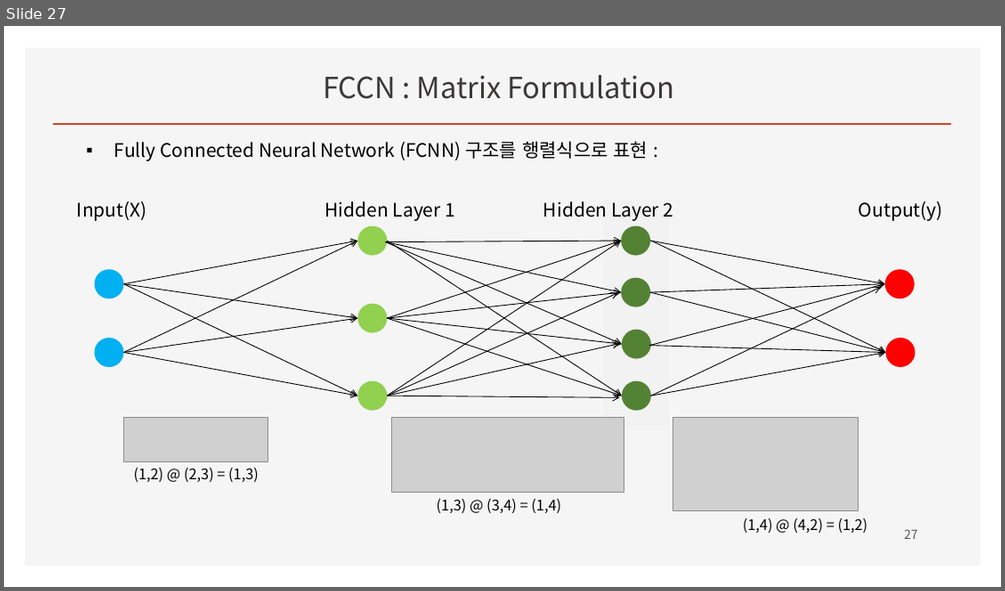
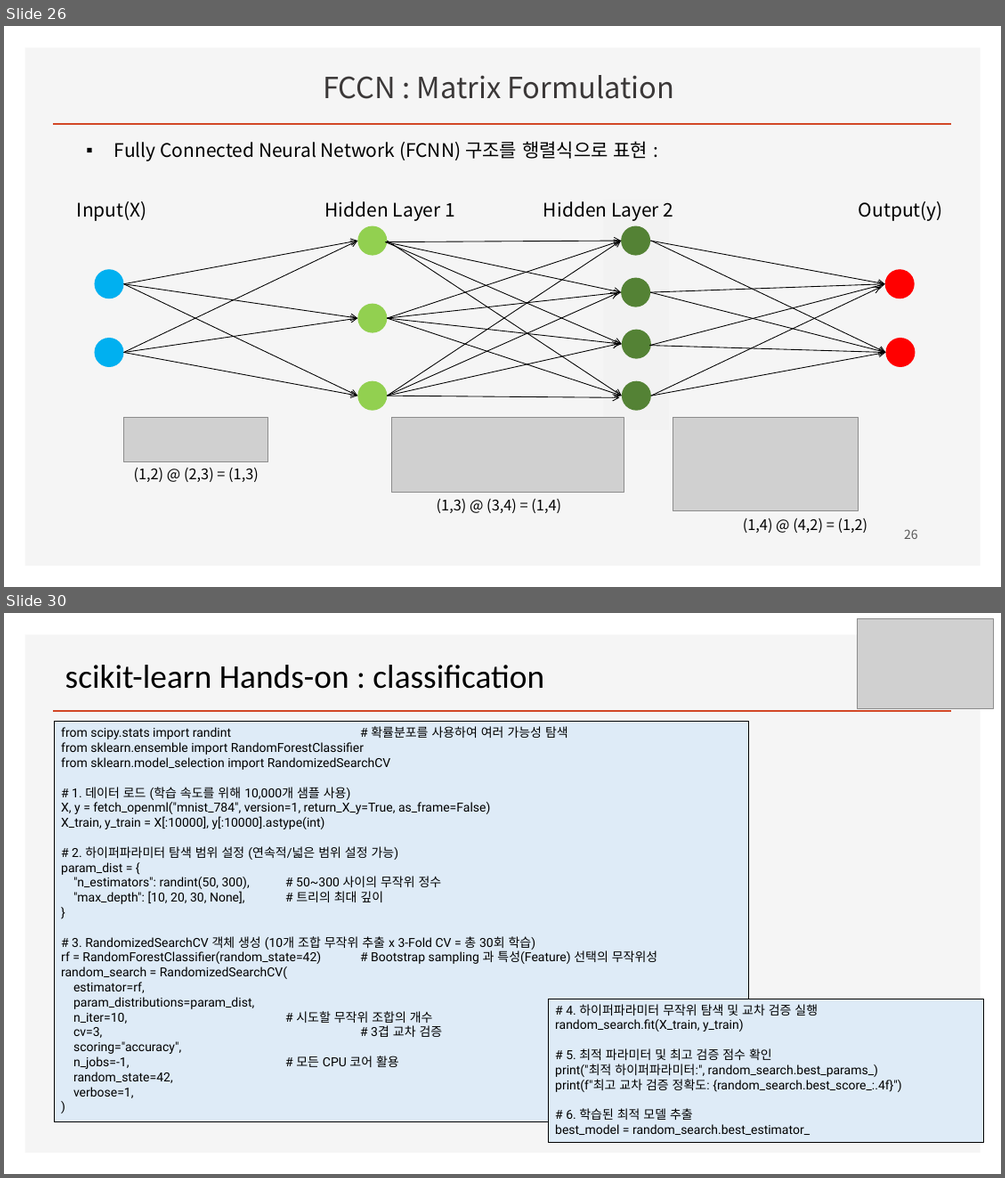
Before and after one commit to ancestor9/2026_Fall_Deep-Learning-with-Python, a slide deck: Chapter 01 What is deep learning.pptx. Shown one above the other, each under a label of ours: slide 27 before the commit, slides 26 and 30 after it; the slides between them are not shown. The pictures are 1005x591 and 1005x1178 pixels, drawn with LibreOffice and Linux fonts; fonts in the diff are those of the drawing; grey boxes stand for pictures; background and template pictures are left out. Boxes give left, top, right and bottom in pixels: in the first picture for what was removed or moved away, otherwise in the second. Text is boxed around its words. In the diff, an @@ line names an element or a change of style, - is before the commit and + after.

```diff
--- a/Chapter 01 What is deep learning.pptx
+++ b/Chapter 01 What is deep learning.pptx
@@ slide 30 added at [4, 613, 1001, 1174], background #FFFFFF; not listed: 2 template elements that a slide beside it also shows @@
@@ picture added at [858, 619, 994, 709] @@
@@ text added at [65, 665, 544, 689], 32 pt, text #000000 @@
+scikit-learn Hands-on : classification
@@ rectangle added at [54, 722, 750, 1121], fill #DEEBF7, outline #000000 0.5 pt, 12 pt, text #000000 @@
+from scipy.stats import randint # 확률분포를 사용하여 여러 가능성 탐색
+from sklearn.ensemble import RandomForestClassifier
+from sklearn.model_selection import RandomizedSearchCV
+# 1. 데이터 로드 (학습 속도를 위해 10,000개 샘플 사용)
+X, y = fetch_openml("mnist_784", version=1, return_X_y=True, as_frame=False)
+X_train, y_train = X[:10000], y[:10000].astype(int)
+# 2. 하이퍼파라미터 탐색 범위 설정 (연속적/넓은 범위 설정 가능)
+param_dist = {
+"n_estimators": randint(50, 300), # 50~300 사이의 무작위 정수
+"max_depth": [10, 20, 30, None], # 트리의 최대 깊이
+}
+# 3. RandomizedSearchCV 객체 생성 (10개 조합 무작위 추출 x 3-Fold CV = 총 30회 학습)
+rf = RandomForestClassifier(random_state=42) # Bootstrap sampling 과 특성(Feature) 선택의 무작위성
+random_search = RandomizedSearchCV(
+estimator=rf,
+param_distributions=param_dist,
+n_iter=10, # 시도할 무작위 조합의 개수
+cv=3, # 3겹 교차 검증
+scoring="accuracy",
+n_jobs=-1, # 모든 CPU 코어 활용
+random_state=42,
+verbose=1,
+)
@@ rectangle added at [548, 999, 983, 1143], fill #DEEBF7, outline #000000 0.5 pt, 12 pt, text #000000 @@
+# 4. 하이퍼파라미터 무작위 탐색 및 교차 검증 실행
+random_search.fit(X_train, y_train)
+# 5. 최적 파라미터 및 최고 검증 점수 확인
+print("최적 하이퍼파라미터:", random_search.best_params_)
+print(f"최고 교차 검증 정확도: {random_search.best_score_:.4f}")
+# 6. 학습된 최적 모델 추출
+best_model = random_search.best_estimator_
@@ what was slide 27 is now slide 26 @@
@@ page number at [904, 529, 918, 539]: text changed @@
-27
+26
```
Also in this commit, not shown: 4 slides changed, 1 other slide added.
